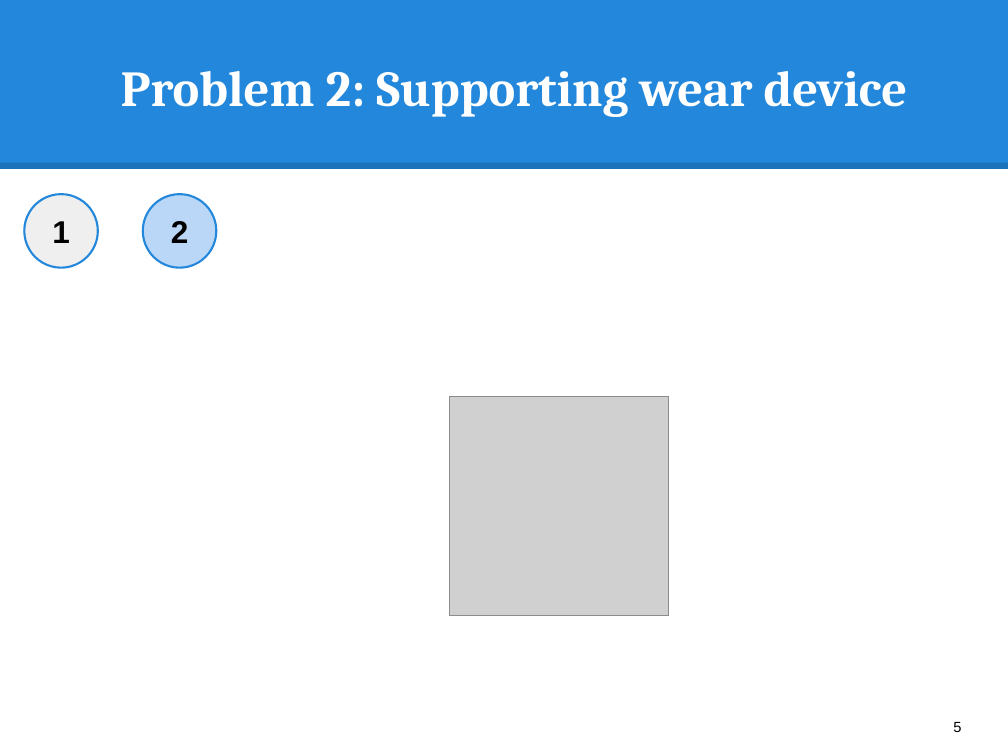
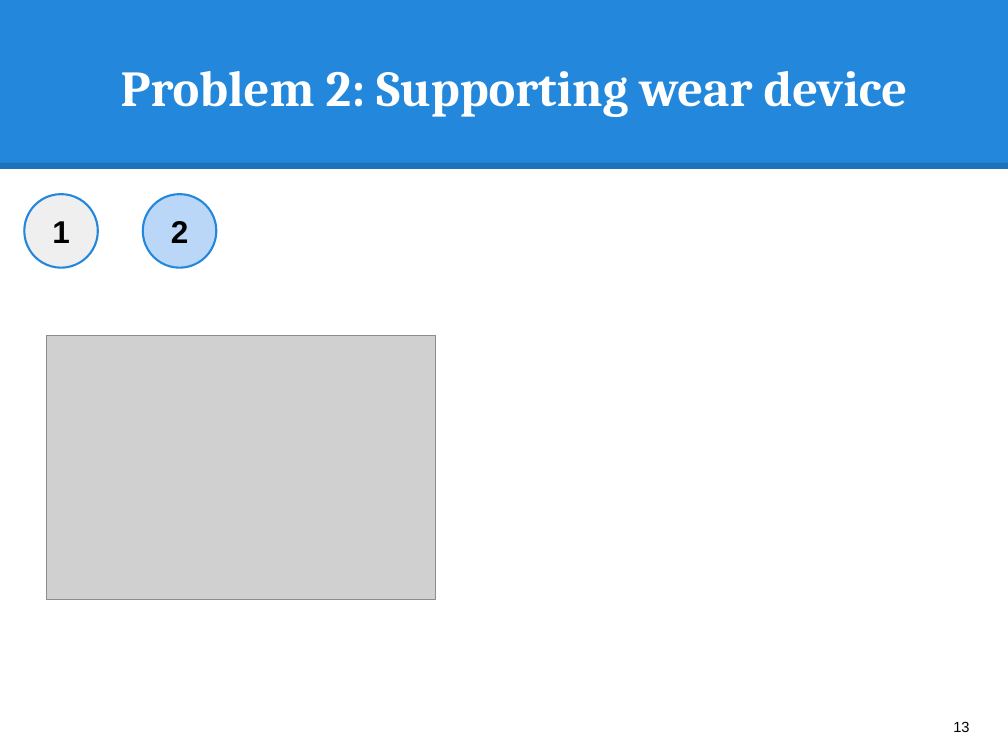
Before and after one commit to hqt/street-router, a slide deck: slide 13 of Document/presentation/full presentation.pptx (slide 5 before the commit). Drawn at 1008x756 pixels with LibreOffice and Linux fonts; fonts in the diff are those of the drawing; grey boxes stand for pictures. Boxes give left, top, right and bottom in pixels: in the first picture for what was removed or moved away, otherwise in the second. Text is boxed around its words. In the diff, an @@ line names an element or a change of style, - is before the commit and + after.

```diff
--- a/Document/presentation/full presentation.pptx
+++ b/Document/presentation/full presentation.pptx
@@ picture added at (46,335,434,599) @@
@@ picture removed at (449,396,668,616) @@
@@ page number at (953,721,969,732): text changed @@
-5
+13
```
Also in this commit, not shown: 1 other slide changed, 12 slides added.
